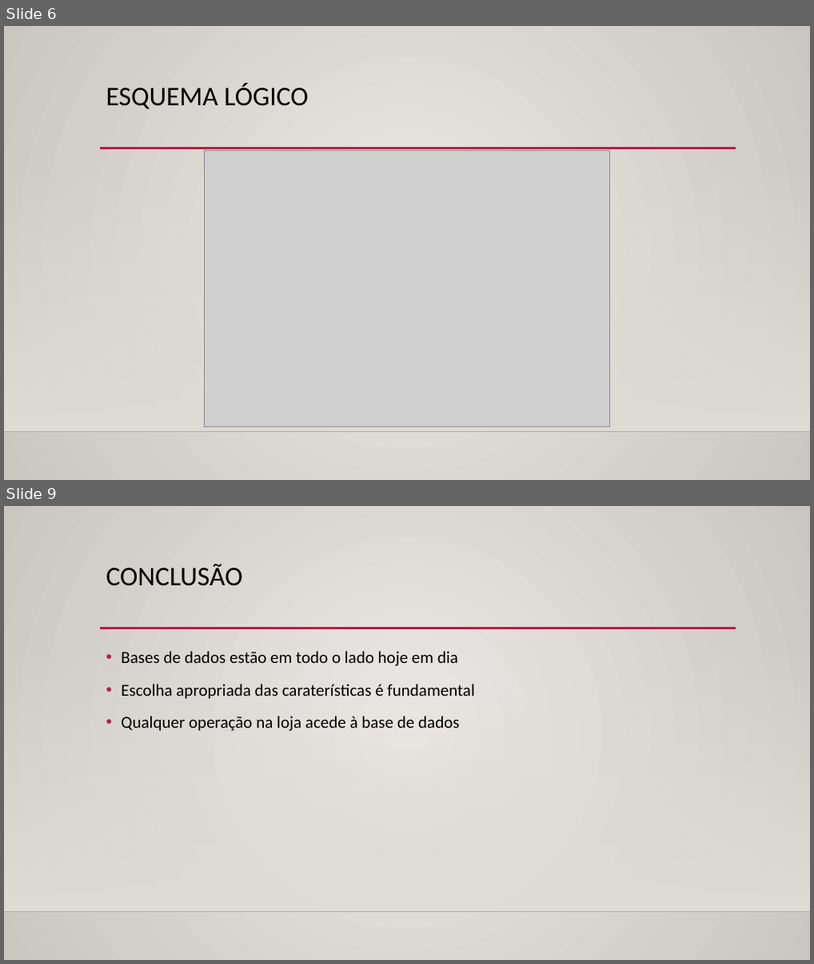
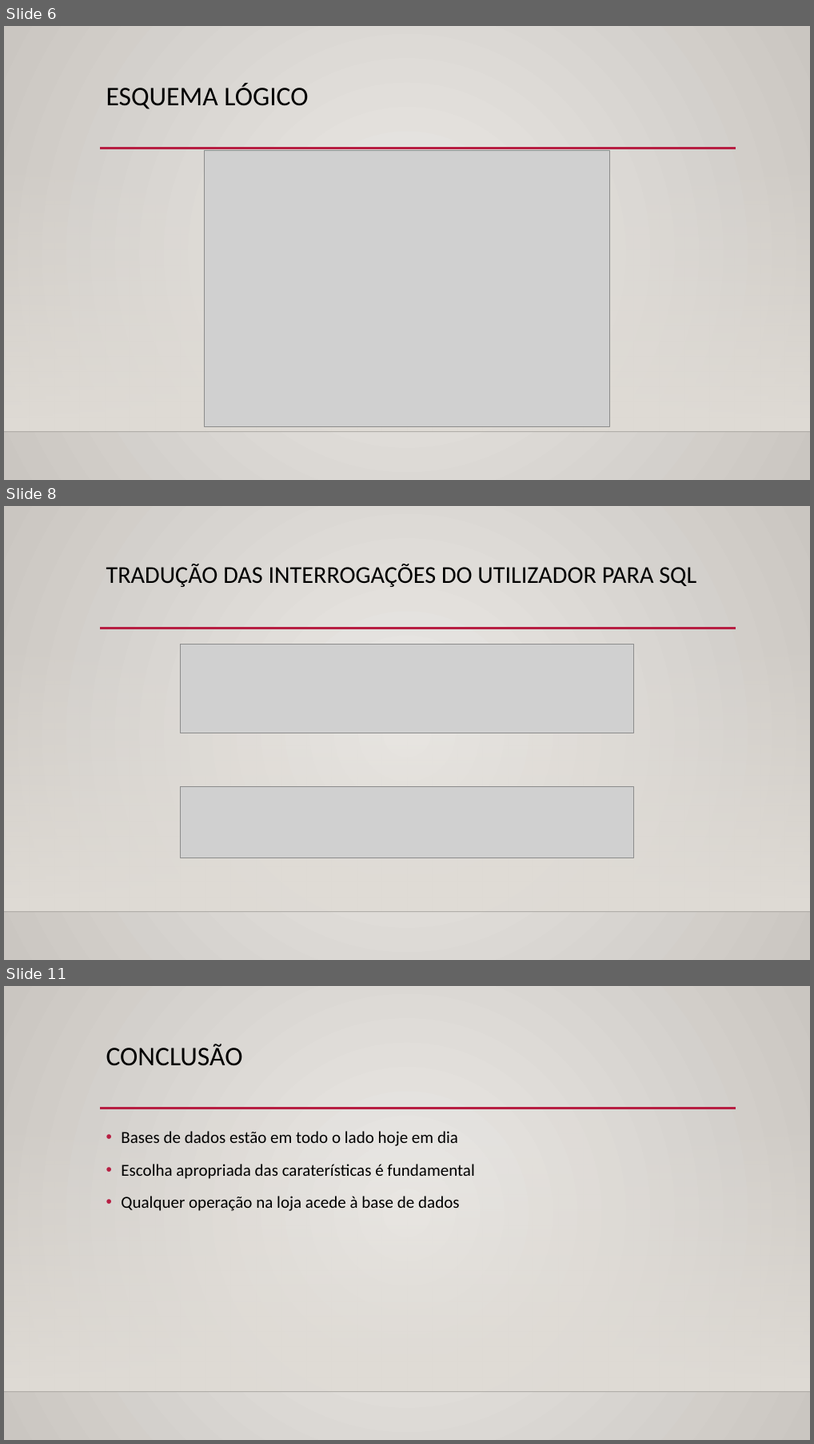
Before and after one commit to PedroCapa/BD, a slide deck: Apresentação BD.pptx. Shown one above the other, each under a label of ours: slides 6 and 9 before the commit, slides 6, 8 and 11 after it; the slides between them are not shown. The pictures are 814x964 and 814x1444 pixels, drawn with LibreOffice and Linux fonts; fonts in the diff are those of the drawing; grey boxes stand for pictures; background and template pictures are left out. Boxes give left, top, right and bottom in pixels: in the first picture for what was removed or moved away, otherwise in the second. Text is boxed around its words. In the diff, an @@ line names an element or a change of style, - is before the commit and + after.

```diff
--- a/Apresentação BD.pptx
+++ b/Apresentação BD.pptx
@@ slide 8 added at (4,506,810,960), background gradient #ECEAE7 to #CAC7C1; not listed: 3 template elements that a slide beside it also shows @@
@@ title added at (106,564,697,587), 28.8 pt, text #000000 @@
+TRADUÇÃO DAS INTERROGAÇÕES DO UTILIZADOR PARA SQL
@@ picture added at (180,644,634,733) @@
@@ picture added at (180,787,634,857) @@
@@ what was slide 9 is now slide 11 @@
```
Also in this commit, not shown: 6 slides changed, 1 other slide added, 1 other file.
